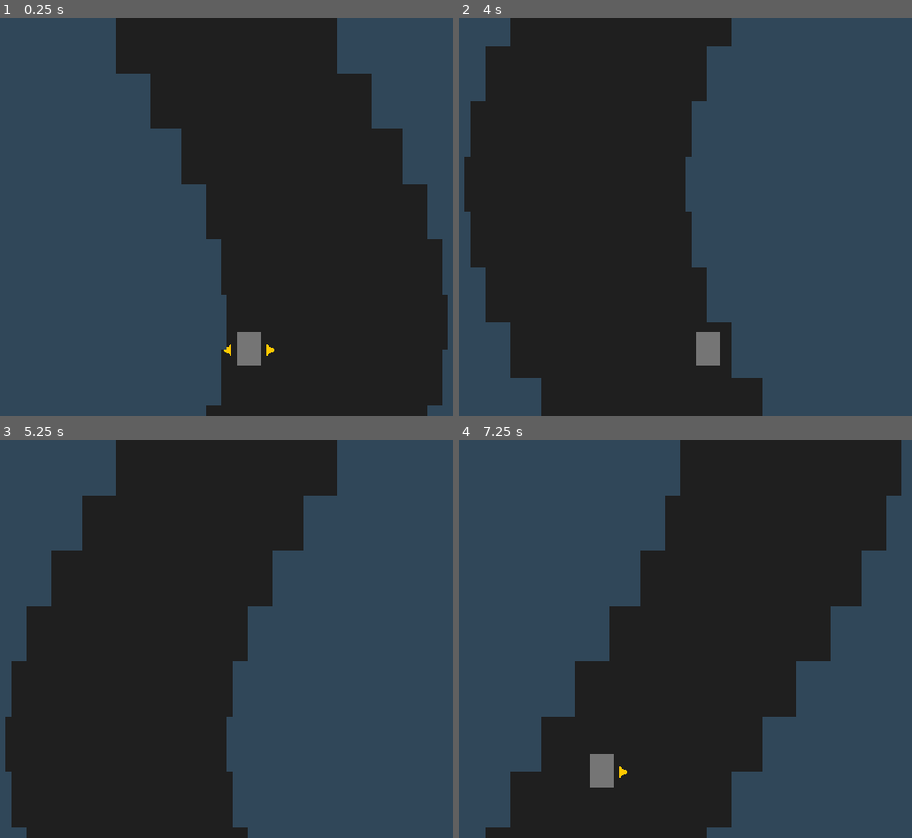
Above: before the commit, frames 1-4 (two rows, left to right).
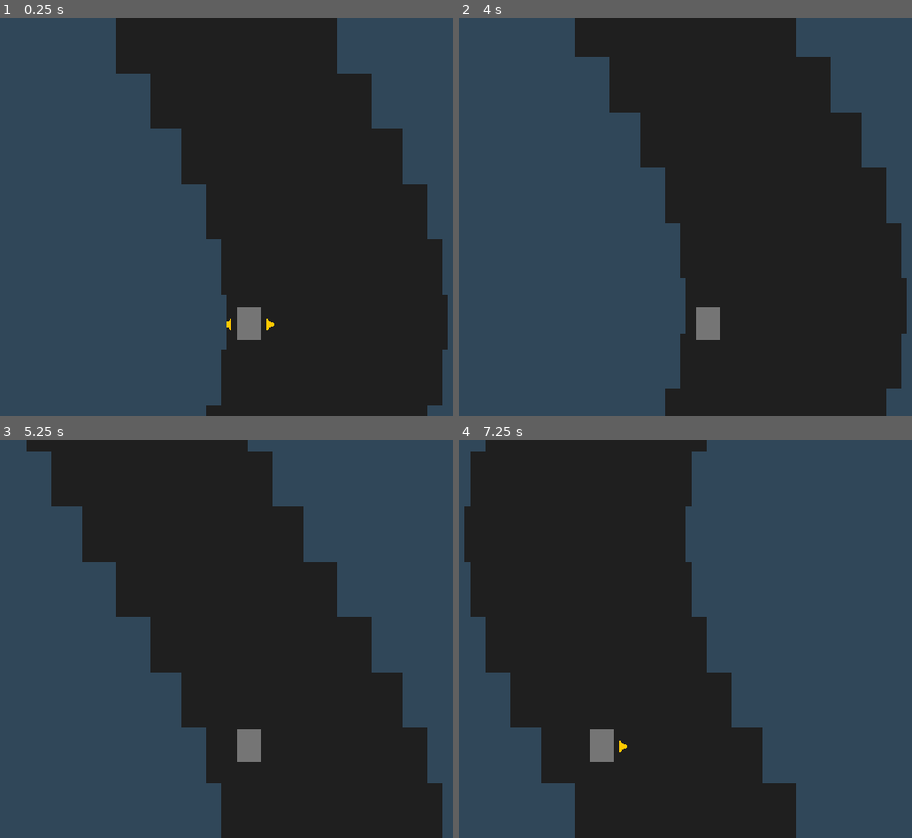
Above: after the commit, the same moments.

Repository: Panther-City-Game-Guild/PantherCity50
Game: Godot game, scene res://Drifter/Scenes/PlayScreen.tscn
The game is run twice, just before and just after one commit, with the same random seed, the same clock (stepped at 60 frames per second) and the same inputs. This scene is started directly instead of the project's main scene.
Inputs (mouse positions are in pixels of both pictures, inside the frame that each line leads up to):
- Up to frame 1 (0.25 s): no input
- Up to frame 2 (4 s): tap Enter (ui_accept) at 0.5, 0.77, 3.77 s; move the mouse to (862, 197) at 0.52 s; hold Right (ui_right) 0.53-1.25 s; tap Z (ActionButton) at 0.6 s; click (862, 197) at 0.67 s; drag from (567, 236) to (708, 348) at 1.27 s; move the mouse to (780, 129) at 2.02 s; hold Right (ui_right) 2.03-2.75 s; tap 2 (trigger_ability_2) at 2.1 s; drag from (671, 296) to (outside the picture) at 2.77 s; move the mouse to (outside the picture) at 3.52 s; hold Left (ui_left) from 3.53 s (still down); tap 4 (trigger_ability_4) at 3.6 s
- Up to frame 3 (5.25 s): release Left (ui_left) at 4.25 s; drag from (36, 579) to (outside the picture) at 4.27 s; move the mouse to (285, 639) at 5.02 s; hold Down (ui_down) from 5.03 s (still down); tap 6 (trigger_ability_6) at 5.1 s; click (285, 639) at 5.17 s
- Up to frame 4 (7.25 s): release Down (ui_down) at 5.75 s; drag from (599, 539) to (outside the picture) at 5.77 s; move the mouse to (862, 619) at 6.52 s; hold Up (ui_up) from 6.53 s (still down); hold J from 6.53 s (still down); tap Enter (ui_accept) at 6.77 s

The runs differ from the first frame. In frame 1, 0.8% of the frame differs, in the area x 49-61%, y 72-88%; in frame 2, 73%, in the area x 1-99%, y 0-100%; in frame 3, 52%; in frame 4, 53%.

Commit message:
Squashed commit of the following:
commit 48afebcc140403bab3de6de490b317d719e269ea
Merge: 42d3d24 9ef1dda
Author: DevMichaelV <devmvogel@gmail.com>
Date:   Wed Feb 26 20:26:52 2025 -0600

    Merge pull request #42 from ericmburgess/eb-drifter-next

    You can crash now

commit 9ef1dda4a70aadc440f0b8b316c6e299d8077642
Author: Eric Burgess <ericdb@gmail.com>
Date:   Wed Feb 26 13:56:03 2025 -0600

    drifter: refactor walls into their own script

commit 7130e854755497b59eaf3833f8052dd82421a1f7
Author: Eric Burgess <ericdb@gmail.com>
Date:   Wed Feb 26 12:57:44 2025 -0600

    drifter: reset when ship crashes

Diff:
--- a/panther-city-50/Drifter/Scenes/PlayScreen.tscn
+++ b/panther-city-50/Drifter/Scenes/PlayScreen.tscn
@@ -1,7 +1,6 @@
-[gd_scene load_steps=3 format=3 uid="uid://c1lw4afirq7qn"]
+[gd_scene load_steps=2 format=3 uid="uid://c1lw4afirq7qn"]
 
 [ext_resource type="Script" path="res://Drifter/Scripts/play_screen.gd" id="1_xmw7o"]
-[ext_resource type="PackedScene" uid="uid://bxbk5bo7gbuil" path="res://Drifter/Scenes/Ship.tscn" id="2_47oil"]
 
 [node name="PlayScreen" type="Node2D"]
 script = ExtResource("1_xmw7o")
@@ -10,6 +9,3 @@
 offset_right = 640.0
 offset_bottom = 360.0
 color = Color(0.122252, 0.122252, 0.122252, 1)
-
-[node name="Ship" parent="." instance=ExtResource("2_47oil")]
-position = Vector2(320, 303)
--- a/panther-city-50/Drifter/Scripts/play_screen.gd
+++ b/panther-city-50/Drifter/Scripts/play_screen.gd
@@ -1,30 +1,58 @@
 extends Node2D
-
 
 const DESCENT_SPEED: int = 100
 const NUM_WALLS: int = 20
 const WALL_WIDTH: int = 200
 const WALL_HEIGHT: int = 25
 
-@onready var dynamic_walls: Array[Area2D] = []
+@onready var ship_scene: PackedScene = load("res://Drifter/Scenes/Ship.tscn")
+@onready var wall_script: GDScript = load("res://Drifter/Scripts/wall.gd")
+
+@onready var ship: Area2D = null
+@onready var walls: Array[Area2D] = []
 
 
 # Called when the node enters the scene tree for the first time.
 func _ready() -> void:
+	# Instantiate the ship
+	ship = ship_scene.instantiate()
+	ship.position = Vector2(320, 280)
+	ship.start_position = ship.position
+	self.add_child(ship)
+
+	# Instantiate the walls
 	for i in range(NUM_WALLS):
-		var dynamic_wall: Area2D = wall()
-		dynamic_wall.position = Vector2(sin(2 * PI * i / NUM_WALLS) * 100, i * 50)
-		dynamic_walls.append(dynamic_wall)
-		self.add_child(dynamic_wall)
+		var wall: Area2D = wall_script.new()
+		var position_:= Vector2(sin(2 * PI * i / NUM_WALLS) * 100, i * 50)
+		var extents := Vector2(WALL_WIDTH, WALL_HEIGHT)
+		var color := Color(0.19, 0.277, 0.351)
+		wall.init_(position_, extents, color)
+		self.add_child(wall)
+		walls.append(wall)
+
 	for i in range(NUM_WALLS):
-		var dynamic_wall: Area2D = wall()
-		dynamic_wall.position = Vector2(600 + sin(2 * PI * i / NUM_WALLS) * 100, i * 50)
-		dynamic_walls.append(dynamic_wall)
-		self.add_child(dynamic_wall)
+		var wall: Area2D = wall_script.new()
+		var position_:= Vector2(600 + sin(2 * PI * i / NUM_WALLS) * 100, i * 50)
+		var extents := Vector2(WALL_WIDTH, WALL_HEIGHT)
+		var color := Color(0.19, 0.277, 0.351)
+		wall.init_(position_, extents, color)
+		self.add_child(wall)
+		walls.append(wall)
+
+
+func ship_crashed() -> void:
+	print("Ship crashed!")
+	reset()
+
+
+func reset() -> void:
+	ship.reset()
+	for _wall in walls:
+		_wall.position = _wall.start_position
 
 
 func _process(_delta: float) -> void:
-	for _wall in dynamic_walls:
+	for _wall in walls:
 		_wall.position += Vector2(0, DESCENT_SPEED * _delta)
 		if _wall.position.y - WALL_HEIGHT > 360:
 			_wall.position += Vector2(0, -WALL_HEIGHT * NUM_WALLS * 2)
@@ -35,24 +63,3 @@
 		SceneManager.GoToNewSceneString(self, "res://Drifter/Scenes/TitleScreen.tscn")
 	if Input.is_key_pressed(KEY_Q):
 		get_tree().quit()
-
-
-func wall() -> Area2D:
-	var _wall: Area2D = Area2D.new()
-
-	var wall_shape: RectangleShape2D = RectangleShape2D.new()
-	wall_shape.extents = Vector2(WALL_WIDTH, WALL_HEIGHT)
-
-	var wall_collider: CollisionShape2D = CollisionShape2D.new()
-	wall_collider.shape = wall_shape
-
-	var wall_color: ColorRect = ColorRect.new()
-	wall_color.color = Color(0.19, 0.277, 0.351)
-	wall_color.size = wall_shape.extents * 2
-	wall_color.position = -wall_shape.extents
-
-	_wall.add_child(wall_collider)
-	_wall.add_child(wall_color)
-	_wall.add_to_group("walls")
-
-	return _wall
--- a/panther-city-50/Drifter/Scripts/ship.gd
+++ b/panther-city-50/Drifter/Scripts/ship.gd
@@ -4,6 +4,7 @@
 var thrusting_left := false
 var thrusting_right := false
 var velocity := 0.0
+var start_position := Vector2.ZERO
 const ACCELERATION := 400.0	# pixels/sec^2
 const MAX_VELOCITY := 225.0	# pixels/sec
 
@@ -16,13 +17,20 @@
 func _ready() -> void:
 	# Connect the signal from the Area2D node (the ship) to check for entering another area.
 	connect("area_entered", Callable(self, "_on_area_entered"))
-	print("Here we go!")
+
+
+func reset() -> void:
+	position = start_position
+	velocity = 0.0
+	thrusting_left = false
+	thrusting_right = false
 
 
 func _on_area_entered(area: Area2D) -> void:
 	# Check if the collided area belongs to the group 'wall'
 	if area.is_in_group("walls"):
 		print("Ship collided with wall!")
+		get_parent().ship_crashed()
 
 
 # Called every frame. 'delta' is the elapsed time since the previous frame.
--- /dev/null
+++ b/panther-city-50/Drifter/Scripts/wall.gd
@@ -0,0 +1,25 @@
+extends Area2D
+
+var start_position: Vector2 = Vector2.ZERO
+var shape: RectangleShape2D = null
+var collider: CollisionShape2D = null
+var image: ColorRect = null
+
+
+func init_(position_: Vector2, extents: Vector2, color: Color) -> void:
+	position = position_
+	start_position = position_
+	shape = RectangleShape2D.new()
+	shape.extents = extents
+
+	collider = CollisionShape2D.new()
+	collider.shape = shape
+
+	image = ColorRect.new()
+	image.color = color
+	image.size = shape.extents * 2
+	image.position = -shape.extents
+
+	self.add_child(collider)
+	self.add_child(image)
+	self.add_to_group("walls")
--- a/panther-city-50/project.godot
+++ b/panther-city-50/project.godot
@@ -41,6 +41,7 @@
 
 folder_colors={
 "res://BaseGame/": "red",
+"res://Drifter/": "green",
 "res://GlobalScripts/": "purple",
 "res://Simon/": "orange"
 }
